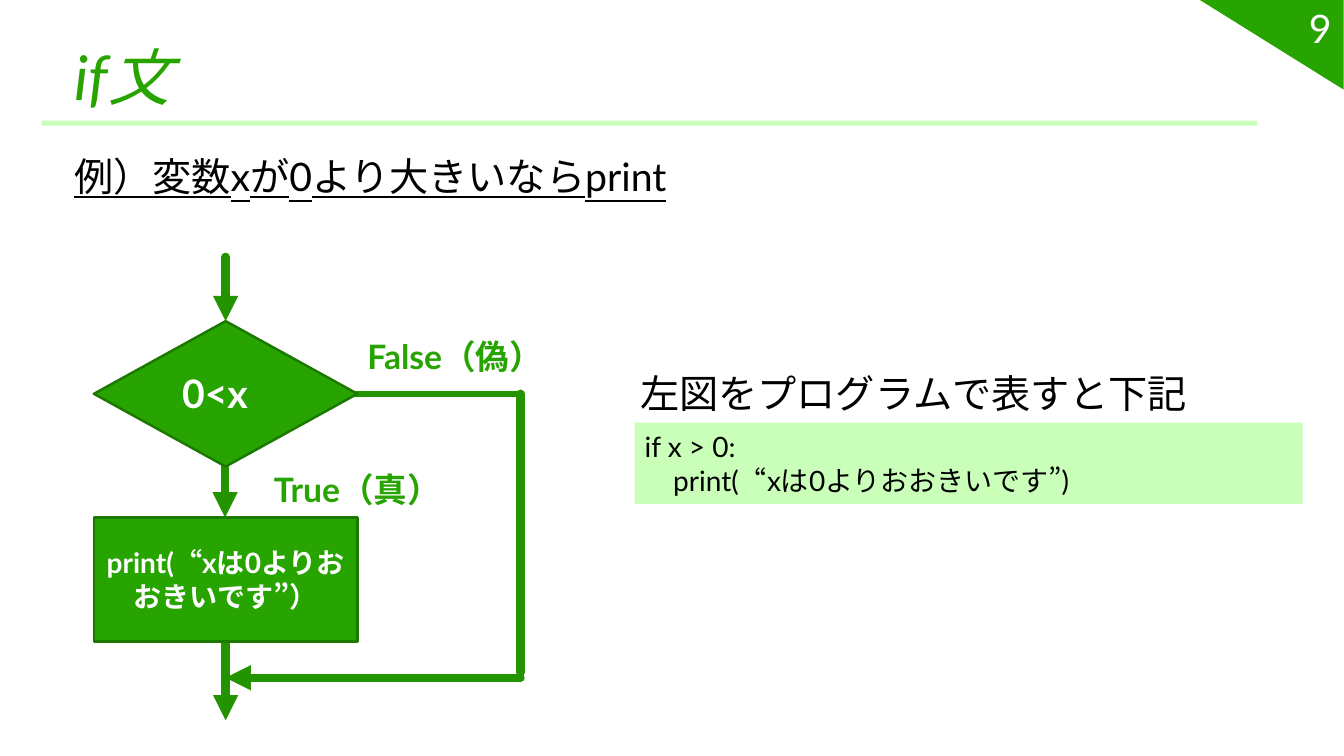
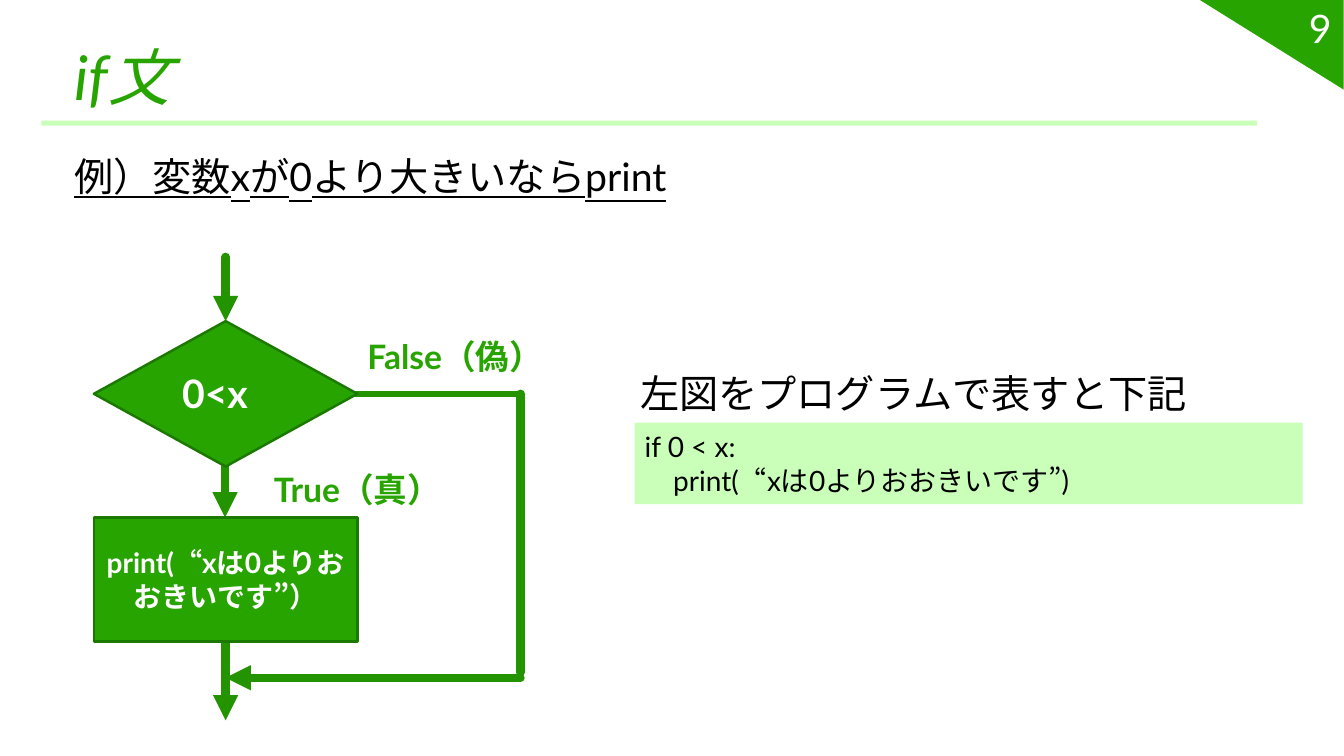
Before and after one commit to challenge-site-kamonohashi/learn_python, a slide deck: slide 9 of powerpoint/第4回 if for while try.pptx. Drawn at 1344x756 pixels with LibreOffice and Linux fonts; fonts in the diff are those of the drawing. Boxes give left, top, right and bottom in pixels: in the first picture for what was removed or moved away, otherwise in the second. Text is boxed around its words. In the diff, an @@ line names an element or a change of style, - is before the commit and + after.

```diff
--- a/powerpoint/第4回 if for while try.pptx
+++ b/powerpoint/第4回 if for while try.pptx
@@ text in rectangle at (645, 436, 736, 458): text changed @@
-if x > 0:
+if 0 < x:
```
Also in this commit, not shown: 4 other slides changed, 1 other file.
